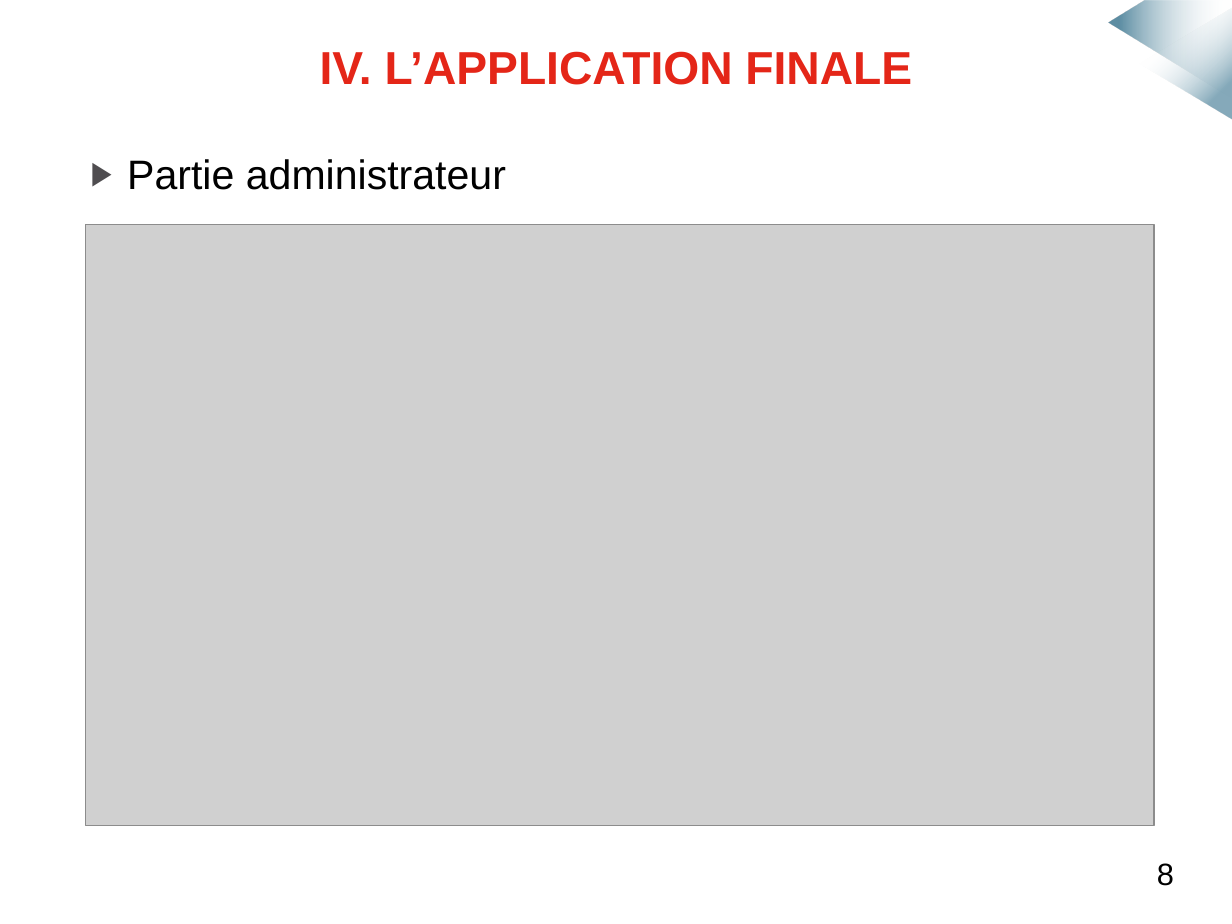
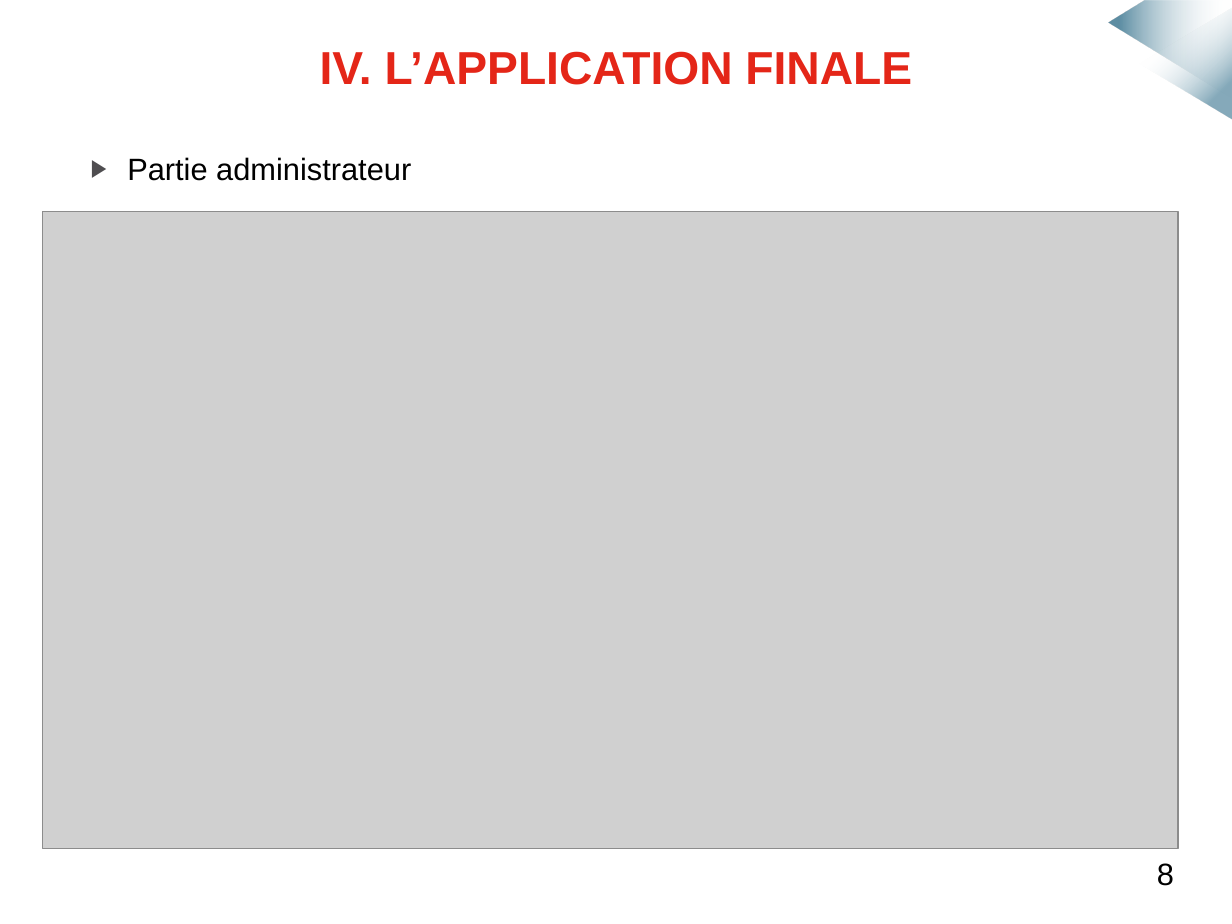
Before and after one commit to mmeven/EP_Domotique_Tablette, a slide deck: slide 13 of Rendu/Diapo_soutenance.pptx. Drawn at 1232x924 pixels with LibreOffice and Linux fonts; fonts in the diff are those of the drawing; grey boxes stand for pictures; background and template pictures are left out. Boxes give left, top, right and bottom in pixels: in the first picture for what was removed or moved away, otherwise in the second. Text is boxed around its words. In the diff, an @@ line names an element or a change of style, - is before the commit and + after.

```diff
--- a/Rendu/Diapo_soutenance.pptx
+++ b/Rendu/Diapo_soutenance.pptx
@@ text "Partie administrateur" at (127, 157, 411, 181): size 24 to 18 pt; less space between paragraphs @@
@@ picture: place and size @@
-picture at (85, 224, 1153, 825)
+picture at (42, 212, 1178, 849)
```
Also in this commit, not shown: 7 other slides changed.
